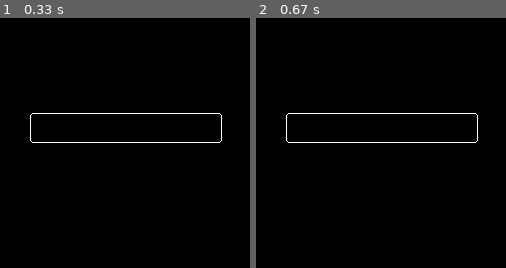
Above: before the commit, frames 1-2 (left to right).
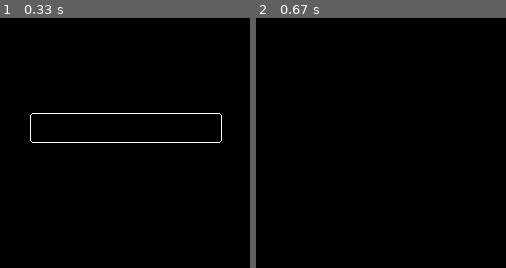
Above: after the commit, the same moments.

Repository: siddhanth78/pygame-fieldBox
Game: pygame game, started from fieldBox.py
Same seed, same stepped clock (60 frames per second), same inputs: the game is played once before the commit and once after it.
Inputs:
- Up to frame 1 (0.33 s): no input
- Up to frame 2 (0.67 s): tap Enter at 0.33 s
The pictures show only the part of the screen within x 13-63%, y 0-50%; the shares and areas given below are measured in that part.

Frame 1 is identical in both runs. In frame 2, 0.7% of the frame differs, in the area x 12-89%, y 38-50%.

Commit message:
added hide_box(), show_box(), and is_hidden()

Diff:
--- a/fieldBox.py
+++ b/fieldBox.py
@@ -20,23 +20,34 @@
 		self.entry_color = entry_color
 		self.text_color = text_color
 		self.cursor_index = 0
+		self.hide = False
 		if font == None:
 			self.font_ = pygame.font.SysFont(sysfont, 20)
 		else:
 			self.font_ = pygame.font.Font(font, 20)
 
 	def render(self):
-		if self.active == True:
-			pygame.draw.rect(screen, self.entry_color, self.rect, 3, 3)
-			pygame.draw.line(screen, self.text_color, (self.cursorx, self.cursory), (self.cursorx, self.cursory+20), 3)
-		else:
-			pygame.draw.rect(screen, self.entry_color, self.rect, 1, 3)
+		if self.hide == False:
+			if self.active == True:
+				pygame.draw.rect(screen, self.entry_color, self.rect, 3, 3)
+				pygame.draw.line(screen, self.text_color, (self.cursorx, self.cursory), (self.cursorx, self.cursory+20), 3)
+			else:
+				pygame.draw.rect(screen, self.entry_color, self.rect, 1, 3)
 
-		txt_surf = self.font_.render(self.text_in, True, self.text_color)
-		screen.blit(txt_surf, (self.x, self.y))
+			txt_surf = self.font_.render(self.text_in, True, self.text_color)
+			screen.blit(txt_surf, (self.x, self.y))
 
 	def set_active(self):
 		self.active = True
+
+	def show_box(self):
+		self.hide = False
+
+	def hide_box(self):
+		self.hide = True
+
+	def is_hidden(self):
+		return self.hide
 
 	def move_cursorx(self, x_):
 		x_ = x_ * 12
@@ -111,24 +122,27 @@
 			pygame.quit()
 			sys.exit(0)
 		elif event.type == pygame.MOUSEBUTTONDOWN:
-			if event.button == 1:
-				if box.get_rect().collidepoint(event.pos) and box.get_state() == False:
-					box.set_active()
-				else:
-					box.set_inactive()
+			if box.is_hidden() == False:
+				if event.button == 1:
+					if box.get_rect().collidepoint(event.pos) and box.get_state() == False:
+						box.set_active()
+					else:
+						box.set_inactive()
 		elif event.type == pygame.KEYDOWN:
-			if event.key == pygame.K_BACKSPACE:
-				if box.get_state() == True:
-					box.remove_behind_cursor()
-			elif event.key == pygame.K_RETURN:
+			if box.is_hidden() == False:
+				if event.key == pygame.K_BACKSPACE:
+					if box.get_state() == True:
+						box.remove_behind_cursor()
+				elif event.key == pygame.K_RETURN:
 					box.get_text()
-			elif event.key == pygame.K_LEFT:
+					box.hide_box()
+				elif event.key == pygame.K_LEFT:
 					box.move_cursorx(-1)
-			elif event.key == pygame.K_RIGHT:
+				elif event.key == pygame.K_RIGHT:
 					box.move_cursorx(1)
-			elif event.unicode:
-				if box.get_state() == True:
-					box.append_at_cursor(event.unicode)
+				elif event.unicode:
+					if box.get_state() == True:
+						box.append_at_cursor(event.unicode)
 
 	pygame.display.update()
 	clock.tick(15)
